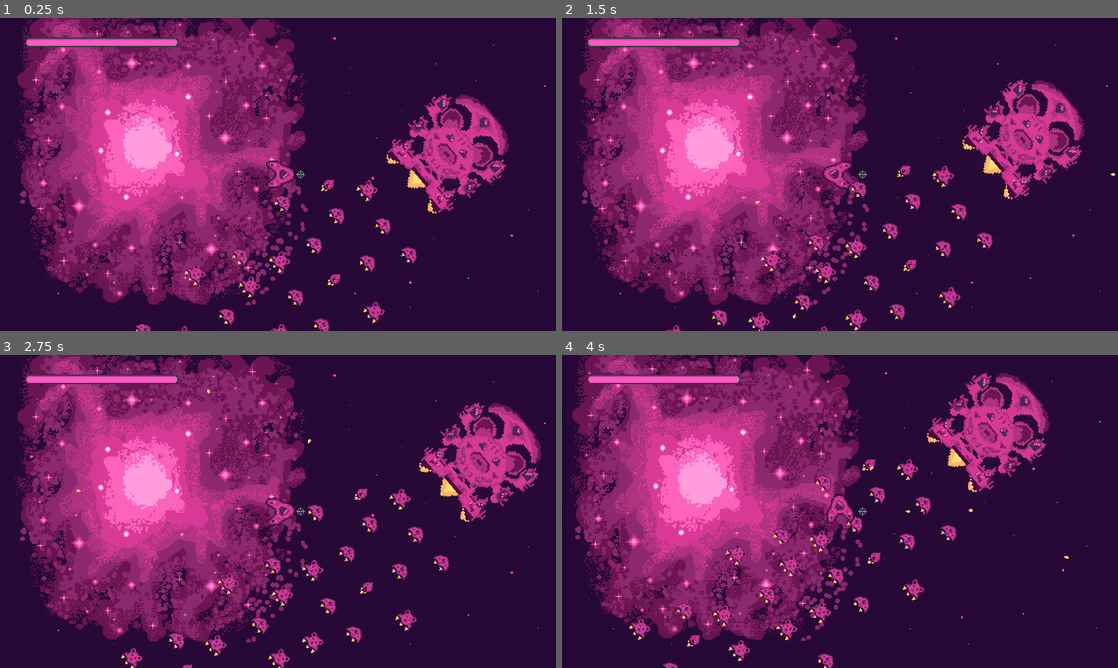
Above: before the commit, frames 1-4 (two rows, left to right).
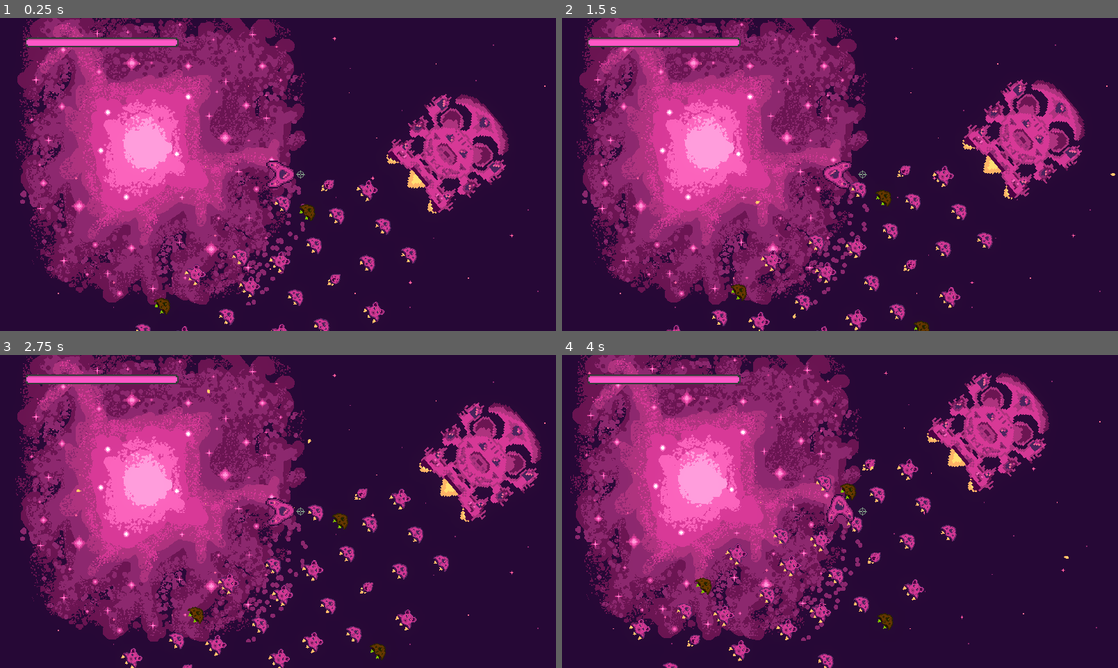
Above: after the commit, the same moments.

Repository: bear-minimum-studio/space-bear
Game: Godot game, scene res://Game.tscn
Two runs of this game, one before a commit and one after it. Both use one fixed random seed, a clock stepped at 60 frames per second and the inputs below. The engine's default icon, where the game draws it, is replaced by a stand-in: a white triangle on a blue panel in a dark square.
Inputs:
- Up to frame 1 (0.25 s): no input
- Up to frame 2 (1.5 s): hold Right (turn_right) 0.53-1.28 s; hold Space (fire) 0.53-1.28 s; hold Ctrl (brake) from 1.28 s (still down); tap Down (decelerate) at 1.35 s
- Up to frame 3 (2.75 s): tap Space (fire) at 1.55 s; release Ctrl (brake) at 2.03 s; hold Right (turn_right) from 2.03 s (still down); hold Space (fire) from 2.03 s (still down)
- Up to frame 4 (4 s): release Right (turn_right) at 2.78 s; release Space (fire) at 2.78 s; hold Up (accelerate) 2.78-3.53 s; tap G (grappling_hook) at 2.85 s; tap Space (fire) at 3.05, 3.8 s; hold Left (turn_left) from 3.53 s (still down); hold F (turret_fire) from 3.53 s (still down)

The runs differ from the first frame. In frame 1, 0.2% of the frame differs, in the area x 27-57%, y 59-95%; in frame 2, 0.3%; in frame 3, 0.3%; in frame 4, 0.3%, in the area x 24-74%, y 40-88%.

Commit message:
feat: add defensive turret ship

Diff:
--- a/World.gd
+++ b/World.gd
@@ -20,6 +20,7 @@
 	get_tree().call_group("flock", "set_movement_target", target.global_transform.origin)
 	mother_ship.set_movement_target(target.global_transform.origin)
 	Events.enemy_shoot.connect(_on_enemy_shoot)
+	Events.shoot.connect(_on_player_shoot)
 
 
 func _on_player_shoot(global_player_position, global_player_rotation, player_velocity):
--- a/World.tscn
+++ b/World.tscn
@@ -1,12 +1,13 @@
-[gd_scene load_steps=10 format=3 uid="uid://dyrldebce7csf"]
+[gd_scene load_steps=11 format=3 uid="uid://dyrldebce7csf"]
 
 [ext_resource type="Script" path="res://World.gd" id="1_kjg2t"]
 [ext_resource type="PackedScene" uid="uid://br6bfdr7gif8a" path="res://player/Player.tscn" id="1_yasag"]
-[ext_resource type="PackedScene" path="res://background/ParallaxBackground.tscn" id="2_3j3ax"]
+[ext_resource type="PackedScene" uid="uid://cm0sum8oi2m1s" path="res://background/ParallaxBackground.tscn" id="2_3j3ax"]
 [ext_resource type="PackedScene" uid="uid://bs6jmmclexxuu" path="res://asteroids/Asteroid.tscn" id="3_dv0ok"]
 [ext_resource type="PackedScene" uid="uid://ce1oqpsnnine6" path="res://npc/civilians/CivilianShip.tscn" id="6_l8dh5"]
 [ext_resource type="PackedScene" uid="uid://c1kn511h34n6d" path="res://npc/mother-ship/MotherShip.tscn" id="6_ncofa"]
 [ext_resource type="PackedScene" uid="uid://bb8wbwlfnjaxt" path="res://npc/enemies/Enemy.tscn" id="7_fjohj"]
+[ext_resource type="PackedScene" uid="uid://iawoyehjjxoa" path="res://npc/civilians/TurretShip.tscn" id="8_ryaps"]
 
 [sub_resource type="Environment" id="Environment_uyldo"]
 background_mode = 3
@@ -326,6 +327,18 @@
 position = Vector2(-684, 1133)
 rotation = -0.698132
 
+[node name="TurretShip" parent="Flock" instance=ExtResource("8_ryaps")]
+position = Vector2(272, 426)
+rotation = -0.698132
+
+[node name="TurretShip2" parent="Flock" instance=ExtResource("8_ryaps")]
+position = Vector2(-45.0001, 361)
+rotation = -0.698132
+
+[node name="TurretShip3" parent="Flock" instance=ExtResource("8_ryaps")]
+position = Vector2(205, 199)
+rotation = -0.698132
+
 [node name="NavigationRegion2D" type="NavigationRegion2D" parent="."]
 visible = false
 navigation_polygon = SubResource("NavigationPolygon_tbroh")
@@ -370,5 +383,4 @@
 [node name="Enemy7" parent="Enemies" instance=ExtResource("7_fjohj")]
 position = Vector2(1356, -156)
 
-[connection signal="shoot" from="Player" to="." method="_on_player_shoot"]
 [connection signal="shoot_grappling_hook" from="Player" to="." method="_on_player_shoot_grappling_hook"]
--- /dev/null
+++ b/npc/civilians/TurretShip.gd
@@ -0,0 +1,41 @@
+extends "res://npc/AbstractShip.gd"
+
+@export_range(0.5,50.0) var bullets_per_second = 5.0
+@export_range(1, 50) var health = 5
+
+@onready var shooting_speed = 1.0 / bullets_per_second
+@onready var fire_range = $FireRange
+var _reloading = false
+
+# TODO this is a lot of copy/paste from Enemy
+func _physics_process(delta):
+	super._physics_process(delta)
+	var bodies: Array[Node2D] = fire_range.get_overlapping_bodies()
+	var flock_bodies = bodies.filter(func(body): return body.is_in_group("enemy"))
+
+	var nearest_body = Helpers.find_nearest_node(self, flock_bodies)
+	if nearest_body != null:
+		_shoot_towards(nearest_body)
+
+func _find_closest_enemy_ship():
+	return Helpers.find_nearest_node(self, get_tree().get_nodes_in_group("enemy"))
+
+# TODO this is a lot of copy/paste from Enemy and Player
+func _shoot_towards(body: Node2D):
+	self.look_at(body.global_position)
+
+	if _reloading:
+		return
+
+	Events.emit_signal("shoot", global_position, global_rotation, velocity)
+
+	_reloading = true
+	await get_tree().create_timer(shooting_speed).timeout
+	_reloading = false
+
+# TODO refactor this into a separate node, this is copy pasted from all NPCs
+func on_hit():
+	if health > 0:
+		health -= 1
+	if health <= 0:
+		self.queue_free()
--- /dev/null
+++ b/npc/civilians/TurretShip.tscn
@@ -0,0 +1,37 @@
+[gd_scene load_steps=7 format=3 uid="uid://iawoyehjjxoa"]
+
+[ext_resource type="PackedScene" uid="uid://dowswmgssgp2f" path="res://npc/AbstractShip.tscn" id="1_63j1f"]
+[ext_resource type="Script" path="res://npc/civilians/TurretShip.gd" id="2_b6ro3"]
+[ext_resource type="Texture2D" uid="uid://dnfexlynuag6t" path="res://npc/civilians/vaisseau_civil_1.png" id="3_kvqmc"]
+[ext_resource type="Texture2D" uid="uid://5u7y1ei2tu6r" path="res://npc/civilians/vaisseau_civil_1_flammes.png" id="4_mxpyj"]
+
+[sub_resource type="CircleShape2D" id="CircleShape2D_t24if"]
+
+[sub_resource type="CircleShape2D" id="CircleShape2D_0uq2m"]
+radius = 126.004
+
+[node name="TurretShip" groups=["flock"] instance=ExtResource("1_63j1f")]
+modulate = Color(0.478431, 1, 0, 1)
+script = ExtResource("2_b6ro3")
+bullets_per_second = 5.0
+health = 5
+speed = 30.0
+
+[node name="Ship" parent="." index="0"]
+rotation = 1.57079
+texture = ExtResource("3_kvqmc")
+
+[node name="Flammes" parent="." index="1"]
+rotation = 1.57079
+texture = ExtResource("4_mxpyj")
+
+[node name="CollisionShape2D" parent="." index="2"]
+shape = SubResource("CircleShape2D_t24if")
+
+[node name="FireRange" type="Area2D" parent="." index="4"]
+collision_layer = 0
+collision_mask = 2
+
+[node name="CollisionShape2D" type="CollisionShape2D" parent="FireRange" index="0"]
+shape = SubResource("CircleShape2D_0uq2m")
+debug_color = Color(0.701961, 0.466667, 0, 0.419608)
--- a/npc/enemies/Enemy.tscn
+++ b/npc/enemies/Enemy.tscn
@@ -10,7 +10,7 @@
 [sub_resource type="CircleShape2D" id="CircleShape2D_d6bky"]
 radius = 126.004
 
-[node name="Enemy" instance=ExtResource("1_oxqnl")]
+[node name="Enemy" groups=["enemy"] instance=ExtResource("1_oxqnl")]
 collision_layer = 2
 script = ExtResource("2_36u4k")
 bullets_per_second = 5.0
--- a/player/Player.gd
+++ b/player/Player.gd
@@ -1,6 +1,5 @@
 extends RigidBody2D
 
-signal shoot
 signal shoot_grappling_hook
 
 @export_range(0.0,500.0,5.0,"or_greater") var max_speed = 200.0
@@ -35,7 +34,7 @@
 	if _reloading:
 		return
 
-	emit_signal("shoot", global_position, global_rotation, linear_velocity)
+	Events.emit_signal("shoot", global_position, global_rotation, linear_velocity)
 
 	_reloading = true
 	await get_tree().create_timer(shooting_speed).timeout
--- a/singletons/Events.gd
+++ b/singletons/Events.gd
@@ -2,3 +2,4 @@
 
 signal player_hp_changed
 signal enemy_shoot
+signal shoot
